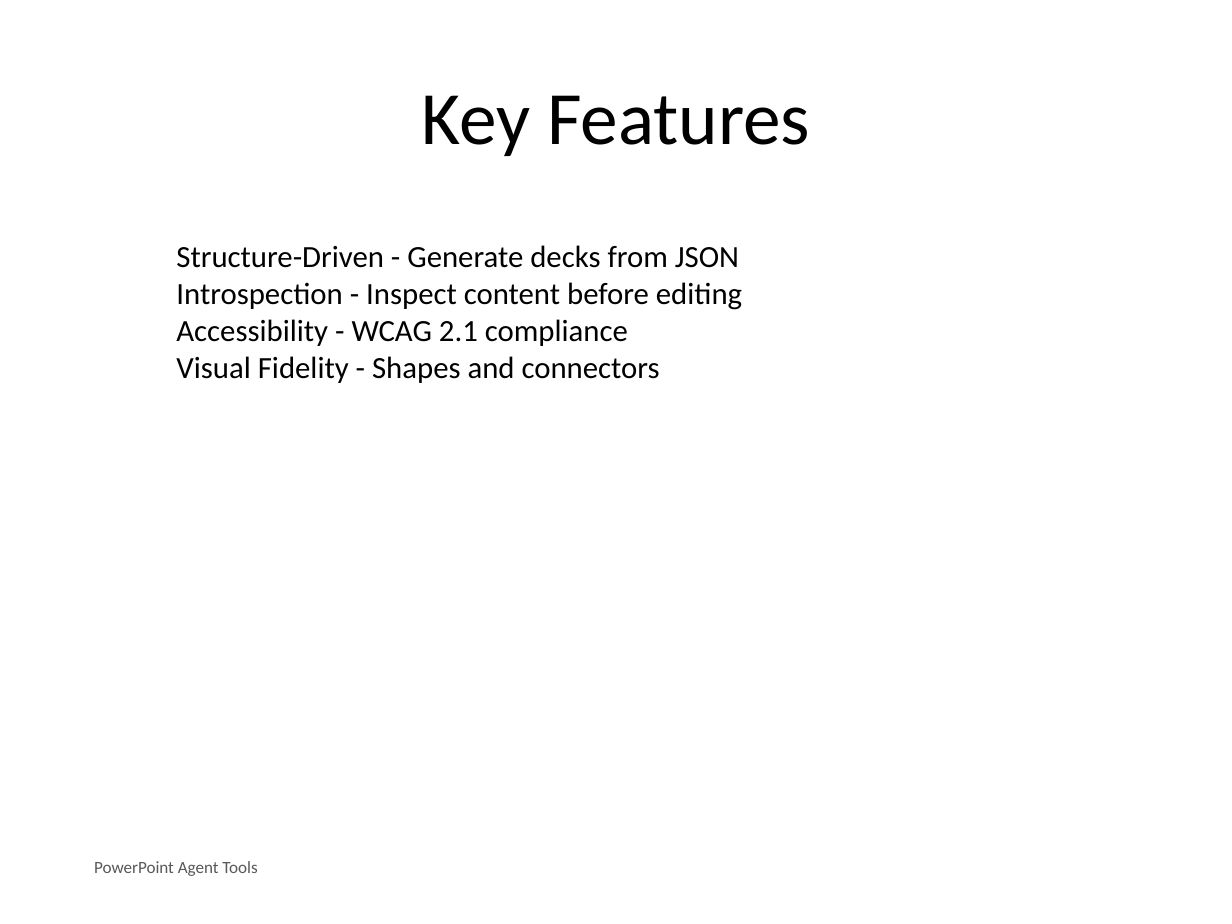
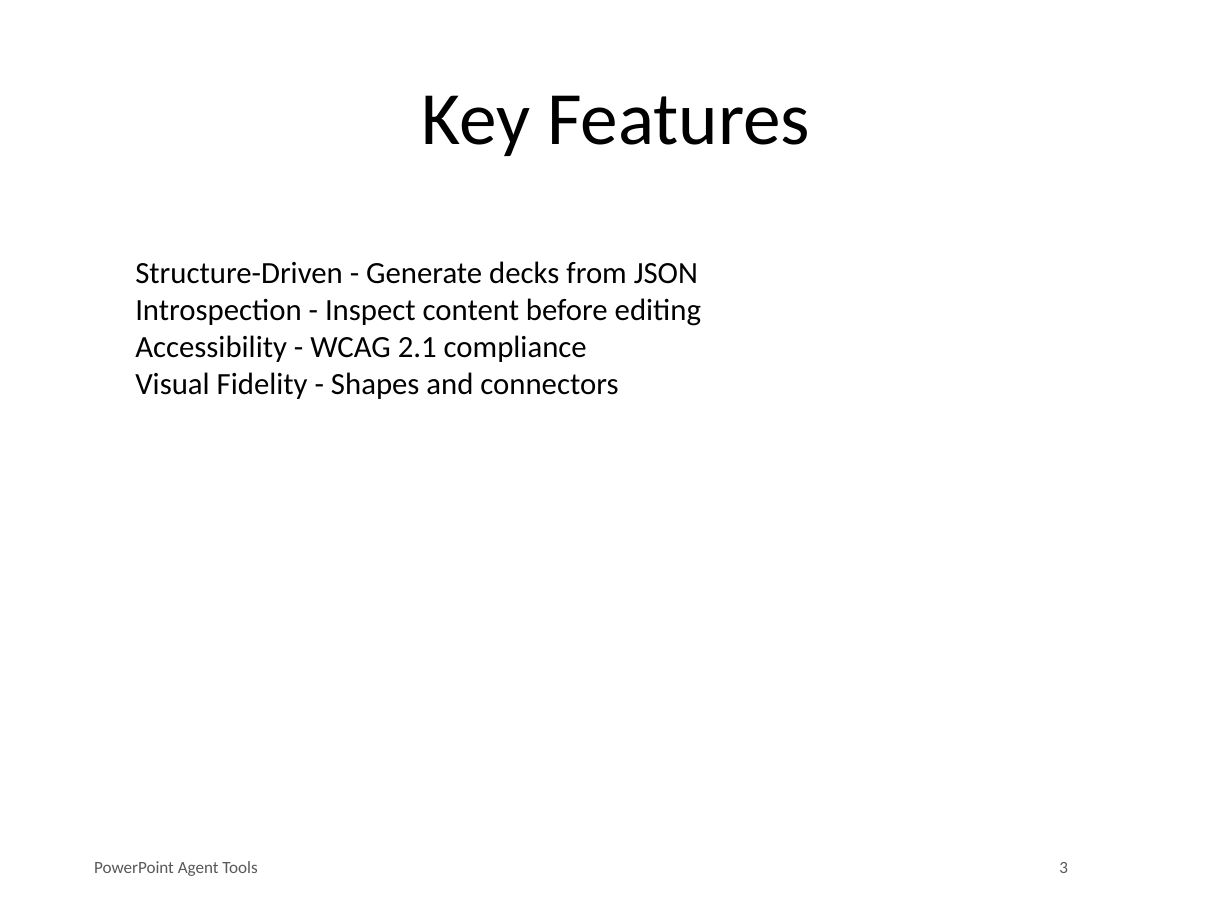
Before and after one commit to nordeim/powerpoint-agent-tool, a slide deck: slide 3 of e2e_test_deck.pptx. Drawn at 1232x924 pixels with LibreOffice and Linux fonts; fonts in the diff are those of the drawing. Boxes give left, top, right and bottom in pixels: in the first picture for what was removed or moved away, otherwise in the second. Text is boxed around its words. In the diff, an @@ line names an element or a change of style, - is before the commit and + after.

```diff
--- a/e2e_test_deck.pptx
+++ b/e2e_test_deck.pptx
@@ text "Structure-Driven - Generate decks from ...": place and size @@
-text "Structure-Driven - Generate decks from ..." at [176, 245, 742, 383]
+text "Structure-Driven - Generate decks from ..." at [135, 261, 701, 399]
@@ text added at [1059, 862, 1068, 873], 10 pt, text #595959 @@
+3
```
Also in this commit, not shown: 6 other slides changed, 7 other files.
